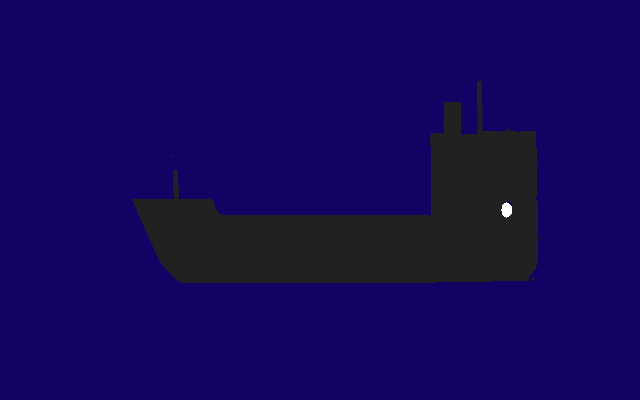
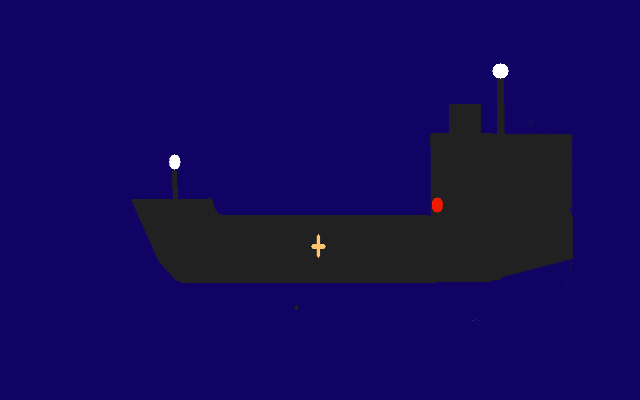
Layer changes from the first 640×400 image to the second:
added layer "stern" above "stern light" over [473, 120, 573, 321]
added layer "stern light" above "chimney" over [492, 63, 509, 134]
added layer "chimney" above "ship" over [460, 104, 480, 136]
added layer "ship" above "Background" over [131, 62, 510, 283]
painted on "Background" over [131, 62, 546, 310]
